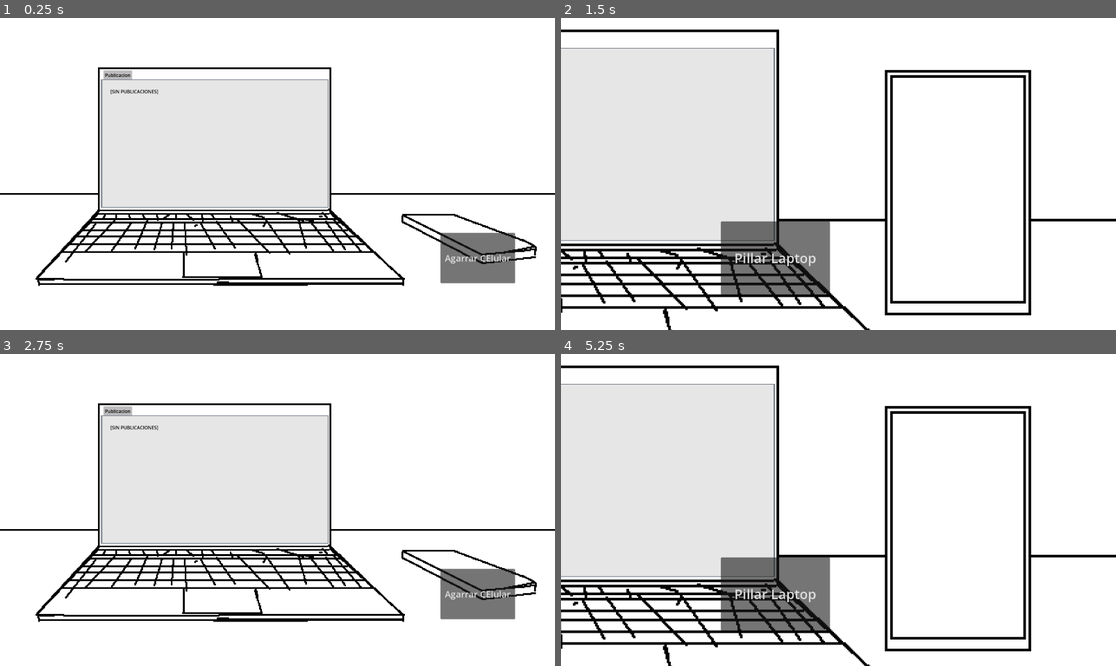
Above: before the commit, frames 1-4 (two rows, left to right).
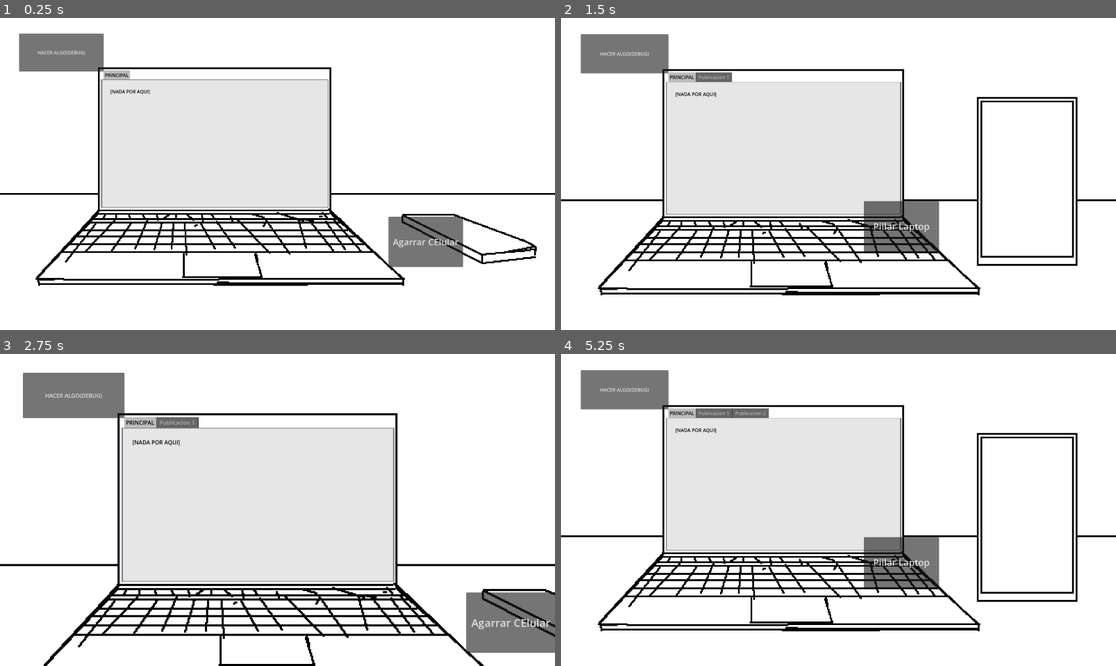
Above: after the commit, the same moments.

Repository: marcosnieto503-ui/JuegoFeriaGamer26-2Poo
Game: Godot game, scene res://Escenas/gameplay.tscn
The game is run twice, just before and just after one commit, with the same random seed, the same clock (stepped at 60 frames per second) and the same inputs. The engine's default icon, where the game draws it, is replaced by a stand-in: a white triangle on a blue panel in a dark square.
Inputs (mouse positions are in pixels of both pictures, inside the frame that each line leads up to):
- Up to frame 1 (0.25 s): no input
- Up to frame 2 (1.5 s): click (633, 58) at 0.5 s, where only the run after the commit has a clickable "HACER ALGO(DEBUG)"; click "Agarrar CElular" at 1.25 s
- Up to frame 3 (2.75 s): click "Pillar Laptop" at 2 s
- Up to frame 4 (5.25 s): click "Agarrar CElular" at 2.75 s; click "Pillar Laptop" at 3.5 s; click (633, 394) at 4.25 s, where only the run after the commit has a clickable "HACER ALGO(DEBUG)"; click "Agarrar CElular" at 5 s

The runs differ from the first frame. In frame 1, 5.4% of the frame differs, in the area x 3-93%, y 4-86%; in frame 2, 41%, in the area x 0-100%, y 3-100%; in frame 3, 29%; in frame 4, 41%.

Commit message:
Avance en procesamiento de publicaciones, todavia testeando

Diff:
--- a/Escenas/gameplay.tscn
+++ b/Escenas/gameplay.tscn
@@ -5,6 +5,7 @@
 [ext_resource type="Texture2D" uid="uid://2heedgu16gvg" path="res://Assets/LAPTOP 1, CEL 0.png" id="3_1y50h"]
 [ext_resource type="Texture2D" uid="uid://bgcbm11bfqncx" path="res://Assets/LAPTOP 1, CEl 1 v2.png" id="4_2slyb"]
 [ext_resource type="Texture2D" uid="uid://bvbdns0ltr5r5" path="res://Assets/LAPTOP 0, CEL 1 v2.png" id="5_lrkxc"]
+[ext_resource type="Script" uid="uid://ds4dtwidfvvoq" path="res://Scripts/BOTON_TESTING.gd" id="6_lrkxc"]
 
 [sub_resource type="SpriteFrames" id="SpriteFrames_o8a6s"]
 animations = [{
@@ -104,14 +105,15 @@
 
 [node name="ToCelular" type="Button" parent="Laptop" unique_id=2092675695]
 layout_mode = 0
-offset_left = 1513.0
-offset_top = 739.0
-offset_right = 1771.0
-offset_bottom = 913.0
+offset_left = 1333.0
+offset_top = 683.0
+offset_right = 1591.0
+offset_bottom = 857.0
 theme_override_font_sizes/font_size = 31
 text = "Agarrar CElular"
 
 [node name="Pestañas" type="TabContainer" parent="Laptop" unique_id=1293557002]
+clip_contents = true
 layout_mode = 0
 offset_left = 339.0
 offset_top = 177.0
@@ -122,13 +124,22 @@
 theme_override_styles/tab_selected = SubResource("StyleBoxFlat_cowoy")
 current_tab = 0
 
-[node name="Publicacion" type="RichTextLabel" parent="Laptop/Pestañas" unique_id=1907623100]
+[node name="PRINCIPAL" type="RichTextLabel" parent="Laptop/Pestañas" unique_id=1907623100]
 layout_mode = 2
 theme_override_colors/default_color = Color(0.009317499, 0.009317501, 0.009317499, 1)
 theme_override_constants/line_separation = 0
 theme_override_styles/normal = SubResource("StyleBoxEmpty_dbtjn")
-text = "[SIN PUBLICACIONES]"
+text = "[NADA POR AQUI]"
 metadata/_tab_index = 0
+
+[node name="BOTON TESTING" type="Button" parent="." unique_id=938050882]
+offset_left = 66.0
+offset_top = 54.0
+offset_right = 359.0
+offset_bottom = 185.0
+text = "HACER ALGO(DEBUG)"
+script = ExtResource("6_lrkxc")
 
 [connection signal="button_down" from="Celular/ToLaptop" to="." method="_ToLaptop_Pressed"]
 [connection signal="button_down" from="Laptop/ToCelular" to="." method="_ToCelular_Pressed"]
+[connection signal="button_down" from="BOTON TESTING" to="BOTON TESTING" method="_on_button_down"]
--- a/Escenas/testing.tscn
+++ b/Escenas/testing.tscn
@@ -2,6 +2,7 @@
 
 [ext_resource type="Script" uid="uid://00qr5juip4fp" path="res://Scripts/testing.gd" id="1_lfjk6"]
 [ext_resource type="Texture2D" uid="uid://l0a7nwm0iu8v" path="res://icon.svg" id="2_kqsca"]
+[ext_resource type="Texture2D" uid="uid://bb7d7lse2xs28" path="res://NO BORRAR.jpg" id="3_xgwxu"]
 
 [sub_resource type="StyleBoxFlat" id="StyleBoxFlat_rh6sp"]
 border_width_left = 5
@@ -21,22 +22,28 @@
 [sub_resource type="NoiseTexture2D" id="NoiseTexture2D_xgwxu"]
 noise = SubResource("FastNoiseLite_kqsca")
 
+[sub_resource type="StyleBoxFlat" id="StyleBoxFlat_o8a6s"]
+bg_color = Color(0.18717611, 0.18717617, 0.18717602, 1)
+
+[sub_resource type="StyleBoxFlat" id="StyleBoxFlat_wcwtv"]
+bg_color = Color(0.24840015, 0.24840021, 0.24840006, 1)
+
 [node name="Node2D" type="Node2D" unique_id=1934151037]
 script = ExtResource("1_lfjk6")
-TEST = 1
+TEST = 2
 
 [node name="Button" type="Button" parent="." unique_id=1978882125]
-offset_left = 362.0
-offset_top = 187.0
-offset_right = 775.0
-offset_bottom = 425.0
+offset_left = 46.0
+offset_top = 86.0
+offset_right = 459.0
+offset_bottom = 324.0
 text = "hacer algo"
 
 [node name="PanelContainer" type="PanelContainer" parent="." unique_id=2125112740]
-offset_left = 1043.0
-offset_top = 102.0
-offset_right = 1520.0
-offset_bottom = 149.0
+offset_left = 655.0
+offset_top = 45.0
+offset_right = 1132.0
+offset_bottom = 214.0
 theme_override_styles/panel = SubResource("StyleBoxFlat_rh6sp")
 accessibility_region = true
 
@@ -61,4 +68,66 @@
 texture_hover = SubResource("NoiseTexture2D_xgwxu")
 stretch_mode = 0
 
+[node name="TabContainer" type="TabContainer" parent="." unique_id=326855130]
+offset_left = 531.0
+offset_top = 294.0
+offset_right = 1550.0
+offset_bottom = 976.0
+current_tab = 0
+
+[node name="PanelContainer" type="PanelContainer" parent="TabContainer" unique_id=993564742]
+layout_mode = 2
+metadata/_tab_index = 0
+
+[node name="Control" type="Control" parent="TabContainer/PanelContainer" unique_id=710047039]
+layout_mode = 2
+
+[node name="RichTextLabel" type="RichTextLabel" parent="TabContainer/PanelContainer/Control" unique_id=914628818]
+layout_mode = 0
+offset_left = 395.0
+offset_top = 69.0
+offset_right = 955.0
+offset_bottom = 342.0
+theme_override_font_sizes/normal_font_size = 22
+theme_override_styles/normal = SubResource("StyleBoxFlat_o8a6s")
+text = "La universidad anunció algunos cambios en los horarios de varias asignaturas debido a trabajos de mantenimiento en diferentes edificios. Los estudiantes deberán revisar la plataforma institucional para conocer las modificaciones."
+horizontal_alignment = 1
+vertical_alignment = 1
+
+[node name="Button2" type="Button" parent="TabContainer/PanelContainer/Control" unique_id=2003408238]
+layout_mode = 0
+offset_left = 626.0
+offset_top = 425.0
+offset_right = 874.0
+offset_bottom = 495.0
+theme_override_styles/normal = SubResource("StyleBoxFlat_wcwtv")
+text = "PUBLICAR"
+
+[node name="Button" type="Button" parent="TabContainer/PanelContainer/Control" unique_id=1243306260]
+layout_mode = 0
+offset_left = 627.0
+offset_top = 517.0
+offset_right = 872.0
+offset_bottom = 587.0
+theme_override_styles/normal = SubResource("StyleBoxFlat_wcwtv")
+text = "DESCARTAR"
+
+[node name="TextureRect" type="TextureRect" parent="TabContainer/PanelContainer/Control" unique_id=19867950]
+layout_mode = 0
+offset_left = 65.0
+offset_top = 65.0
+offset_right = 631.0
+offset_bottom = 631.0
+scale = Vector2(0.5, 0.5)
+texture = ExtResource("3_xgwxu")
+
+[node name="Label" type="Label" parent="TabContainer/PanelContainer/Control" unique_id=1129110206]
+layout_mode = 0
+offset_left = 78.0
+offset_top = 377.0
+offset_right = 297.0
+offset_bottom = 468.0
+text = "tipo de Publicacion: IMAGEN"
+
 [connection signal="button_down" from="Button" to="." method="_on_button_button_down"]
+[connection signal="button_down" from="TabContainer/PanelContainer/Control/Button" to="." method="_on_testiando_button_down"]
--- /dev/null
+++ b/Escenas/ventana_publicacion.tscn
@@ -0,0 +1,72 @@
+[gd_scene format=3 uid="uid://bvgsatc1wjt5q"]
+
+[ext_resource type="Texture2D" uid="uid://bb7d7lse2xs28" path="res://NO BORRAR.jpg" id="1_twpkc"]
+[ext_resource type="Script" uid="uid://b50xcutj57ggf" path="res://Scripts/ventana_publicacion.gd" id="1_u0uem"]
+
+[sub_resource type="StyleBoxFlat" id="StyleBoxFlat_o8a6s"]
+content_margin_left = 10.0
+content_margin_top = 3.0
+content_margin_right = 10.0
+content_margin_bottom = 3.0
+bg_color = Color(0.18717611, 0.18717617, 0.18717602, 1)
+
+[sub_resource type="StyleBoxFlat" id="StyleBoxFlat_wcwtv"]
+bg_color = Color(0.24840015, 0.24840021, 0.24840006, 1)
+
+[node name="VentanaPublicacion" type="PanelContainer" unique_id=1207312424]
+offset_right = 780.0
+offset_bottom = 440.0
+size_flags_horizontal = 3
+size_flags_vertical = 3
+script = ExtResource("1_u0uem")
+metadata/_tab_index = 0
+
+[node name="Control" type="Control" parent="." unique_id=812791036]
+layout_mode = 2
+
+[node name="TextoPublicacion" type="RichTextLabel" parent="Control" unique_id=1223590045]
+layout_mode = 0
+offset_left = 275.0
+offset_top = 35.0
+offset_right = 720.0
+offset_bottom = 215.0
+theme_override_font_sizes/normal_font_size = 15
+theme_override_styles/normal = SubResource("StyleBoxFlat_o8a6s")
+text = "[NO TEXT]"
+horizontal_alignment = 1
+vertical_alignment = 1
+
+[node name="B_Publicar" type="Button" parent="Control" unique_id=1480995469]
+layout_mode = 0
+offset_left = 519.0
+offset_top = 320.0
+offset_right = 743.0
+offset_bottom = 377.0
+theme_override_styles/normal = SubResource("StyleBoxFlat_wcwtv")
+text = "PUBLICAR"
+
+[node name="B_Descartar" type="Button" parent="Control" unique_id=1988598455]
+layout_mode = 0
+offset_left = 261.0
+offset_top = 319.0
+offset_right = 491.0
+offset_bottom = 376.0
+theme_override_styles/normal = SubResource("StyleBoxFlat_wcwtv")
+text = "DESCARTAR"
+
+[node name="RecursoMultimedia" type="TextureRect" parent="Control" unique_id=1965921488]
+layout_mode = 0
+offset_left = 48.0
+offset_top = 37.0
+offset_right = 532.0
+offset_bottom = 501.0
+scale = Vector2(0.3, 0.3)
+texture = ExtResource("1_twpkc")
+
+[node name="LabelTipoPubli" type="Label" parent="Control" unique_id=515649404]
+layout_mode = 0
+offset_left = 24.0
+offset_top = 241.0
+offset_right = 243.0
+offset_bottom = 276.0
+text = "tipo de Publicacion: IMAGEN"
--- /dev/null
+++ b/Scripts/BOTON_TESTING.gd
@@ -0,0 +1,22 @@
+extends Button
+
+
+@onready var tabs = $"../Laptop/Pestañas"
+@onready var testEscena = preload("res://Escenas/ventana_publicacion.tscn")
+# Called when the node enters the scene tree for the first time.
+func _ready() -> void:
+	pass # Replace with function body.
+
+var contador = 1 # a reeemplazar despue sioiioo------------------------
+
+func _on_button_down() -> void:
+	if contador > 3: #a reemplaazr despues -----------------------
+		return
+
+	var instancia = testEscena.instantiate()
+	instancia.name = "Publicacion "+ str(contador)
+	contador += 1
+
+	tabs.add_child(instancia)
+
+	instancia.inicializar(Utils.PUBLICACIONES.pick_random())
--- a/Scripts/Publicacion.gd
+++ b/Scripts/Publicacion.gd
@@ -23,6 +23,8 @@
 	return self._textoPubli
 func get_tipo():
 	return self._tipo
+func get_id():
+	return self._id
 
 func addComentario(comentario:Comentario):
 	_comentarios.append(comentario)
--- a/Scripts/Utils.gd
+++ b/Scripts/Utils.gd
@@ -1,8 +1,10 @@
 extends Node
 
 var NOTIFICACION_ACTIVA = false
+
 @onready var cajaNotis = $/root/Gameplay/Celular/ScrollNotificaciones/CajaNotificaciones
 @onready var tabPublicacion = $/root/Gameplay/Laptop/Pestañas/Publicacion
+
 
 func desactivar_press_notis():
 	for hijo in cajaNotis.get_children():
@@ -11,7 +13,7 @@
 	for hijo in cajaNotis.get_children():
 		hijo.activarBoton()
 
-var PUBLICACIONES :Array[Publicacion] = []
+var PUBLICACIONES :Array[Publicacion] = []  #////////////////////////////
 
 const RUTAS_RECURSOS = {
 	1 :"ruta1",
@@ -22,7 +24,7 @@
 #ee funciones utiles accesibnles desde todo el proyecto
 const rutaPublis = "res://Recursos/DATA_PUBLICACIONES.txt"
 
-func ingresarPublicacion(publi : Publicacion):
+func ingresarPublicacion(publi : Publicacion): #a cambiar esto siuuuuu
 	tabPublicacion.set_text(publi.get_textoPubli() + "\n\n" + "["+publi.get_tipo()+"]")
 	#NOTIFICACION_ACTIVA = true
 
--- a/Scripts/gameplay.gd
+++ b/Scripts/gameplay.gd
@@ -9,6 +9,7 @@
 
 @onready var fondo = $"Visual"
 @onready var camara = $"Camara"
+
 
 enum { #estados de la imagen del gameplay
 	noFocus,
@@ -80,29 +81,35 @@
 	if (fondo.frame == noFocus):
 		fondo.frame = celularOnly
 		pantalla.show()
+		reiniciar_camara()
+		await reiniciar_camara()
 		zoom_hacia(Vector2(900,200), 2) #coords en relacion a la camara si ests tuviera origfen en su centro
 	else:
 		fondo.frame = celularFocus
 		pantalla.show()
+		reiniciar_camara()
+		await reiniciar_camara()
 		zoom_hacia(Vector2(900,200), 2) #coords en relacion a la camara si ests tuviera origen en su centro
-
+	#720, 420
 func toLaptop():
 	fondo.frame = laptopFocus
 	pantalla.hide()
 	reiniciar_camara()
+	await reiniciar_camara()
+	zoom_hacia(Vector2(920-(1920/2), 430-(1080/2)), 1.2, 0.3)
 
 var tween_actual: Tween
 
-func zoom_hacia(posicion_objetivo: Vector2, nivel_zoom: float, duracion: float = 0.3):
+func zoom_hacia(posicion_objetivo: Vector2, nivel_zoom: float, duracion: float = 0.4):
 	if tween_actual:
 		tween_actual.kill()
-
 	var zoom_clampeado = clamp(nivel_zoom, 0.3, 1.7)
 
 	tween_actual = create_tween()
 	tween_actual.set_parallel(true)
-	tween_actual.tween_property(camara, "global_position", posicion_objetivo, duracion).set_trans(Tween.TRANS_LINEAR)
-	tween_actual.tween_property(camara, "zoom", Vector2(zoom_clampeado, zoom_clampeado), duracion).set_trans(Tween.TRANS_LINEAR)
+	tween_actual.tween_property(camara, "global_position", posicion_objetivo, duracion).set_trans(Tween.TRANS_SINE).set_ease(Tween.EASE_IN_OUT)
+	tween_actual.tween_property(camara, "zoom", Vector2(zoom_clampeado, zoom_clampeado), duracion).set_trans(Tween.TRANS_SINE).set_ease(Tween.EASE_IN_OUT)
+	await tween_actual.finished
 
 func reiniciar_camara(duracion: float = 0.3):
 	if tween_actual:
@@ -110,5 +117,6 @@
 
 	tween_actual = create_tween()
 	tween_actual.set_parallel(true)
-	tween_actual.tween_property(camara, "global_position", Vector2.ZERO, duracion).set_trans(Tween.TRANS_LINEAR)
-	tween_actual.tween_property(camara, "zoom", Vector2.ONE, duracion).set_trans(Tween.TRANS_LINEAR)
+	tween_actual.tween_property(camara, "global_position", Vector2.ZERO, duracion).set_trans(Tween.TRANS_SINE).set_ease(Tween.EASE_IN_OUT)
+	tween_actual.tween_property(camara, "zoom", Vector2.ONE, duracion).set_trans(Tween.TRANS_SINE).set_ease(Tween.EASE_IN_OUT)
+	await tween_actual.finished
--- a/Scripts/testing.gd
+++ b/Scripts/testing.gd
@@ -2,12 +2,18 @@
 
 enum test {
 	LECTURA_DE_ARCHIVO_PUBLIS,
-	TESTEO_CAJA_NOTIFICACION
+	TESTEO_CAJA_NOTIFICACION,
+	TESTEO_IMAGEN_TAB
 }
 
 @onready var textBox = $PanelContainer/VBoxContainer/RichTextLabel
 
 @export var TEST = test.LECTURA_DE_ARCHIVO_PUBLIS
+
+@onready var sprite2d = $TabContainer/PanelContainer/Control/Sprite2D
+@onready var label = $TabContainer/PanelContainer/Control/RichTextLabel
+var image = Image.load_from_file("res://NO BORRAR.jpg")
+var textura = ImageTexture.create_from_image(image)
 # Called when the node enters the scene tree for the first time.
 func _ready() -> void:
 	pass # Replace with function body.
@@ -16,6 +22,7 @@
 # Called every frame. 'delta' is the elapsed time since the previous frame.
 func _process(delta: float) -> void:
 	pass
+
 
 
 func _on_button_button_down() -> void:
@@ -27,7 +34,8 @@
 			else:
 				textBox.set_text("fuiab segundo cambio de tama;o, sisisisiisisisim awdkmdpanmwdpo ap;wdmw")
 
-
+		test.TESTEO_IMAGEN_TAB:
+			pass
 
 		test.LECTURA_DE_ARCHIVO_PUBLIS:
 			 #---------------testeando la lectura correcta del archivo
--- /dev/null
+++ b/Scripts/ventana_publicacion.gd
@@ -0,0 +1,36 @@
+extends PanelContainer
+
+@onready var cajaTextoPubli = $Control/TextoPublicacion
+@onready var recursoMultimedia = $Control/RecursoMultimedia
+@onready var labelTipoPubli = $Control/LabelTipoPubli
+
+var PUBLICACION_ASIGNADA : Publicacion = null
+var recurso : Texture2D = null
+
+const pos_CON_IMAGEN =Vector2(275,35)
+const pos_SIN_IMAGEN =Vector2(60,35)
+
+const size_CON_IMAGEN = Vector2(445,180)
+const size_SIN_IMAGEN = Vector2(660,180)
+
+
+# Called when the node enters the scene tree for the first time.
+func _ready() -> void:
+	pass # Replace with function body.
+
+func inicializar(publi : Publicacion):
+	PUBLICACION_ASIGNADA = publi
+
+	#recurso = load(Utils.RUTAS_RECURSOS[PUBLICACION_ASIGNADA.get_id()])
+	print(Utils.RUTAS_RECURSOS[PUBLICACION_ASIGNADA.get_id()])
+
+
+	cajaTextoPubli.set_text(PUBLICACION_ASIGNADA.get_textoPubli())
+	labelTipoPubli.set_text("Tipo de Publicacion: " + PUBLICACION_ASIGNADA.get_tipo())
+	asignar_imagen()
+
+func asignar_imagen():
+	if (PUBLICACION_ASIGNADA.get_tipo() == "TEXTO"):
+		recursoMultimedia.hide()
+		cajaTextoPubli.position = pos_SIN_IMAGEN
+		cajaTextoPubli.size = size_SIN_IMAGEN
Not shown, added: Scripts/BOTON_TESTING.gd.uid
Not shown, added: Scripts/ventana_publicacion.gd.uid
